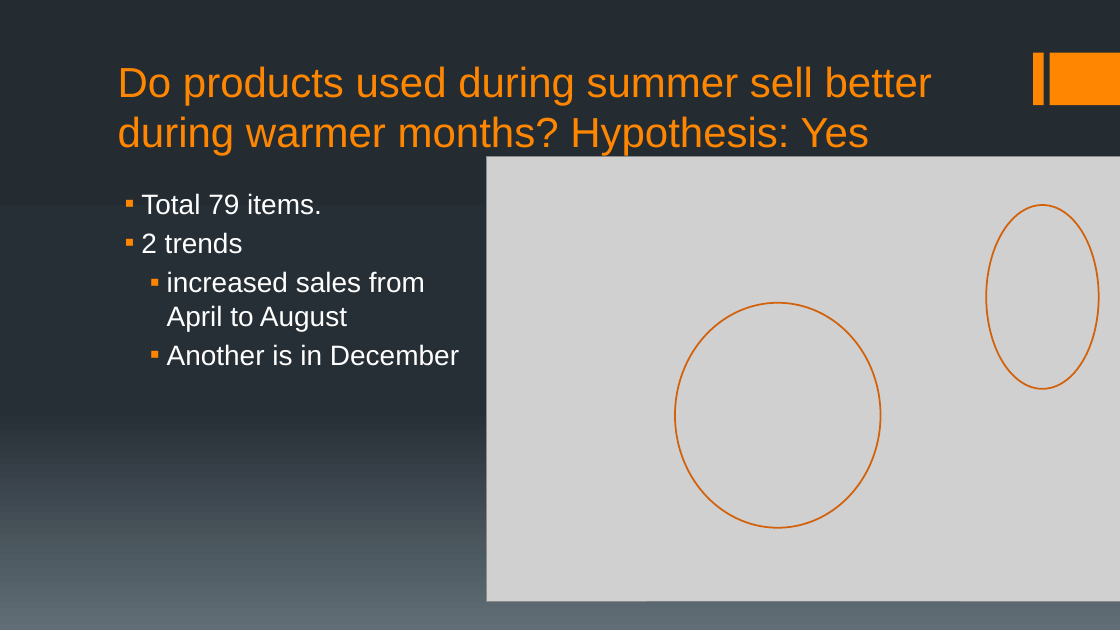
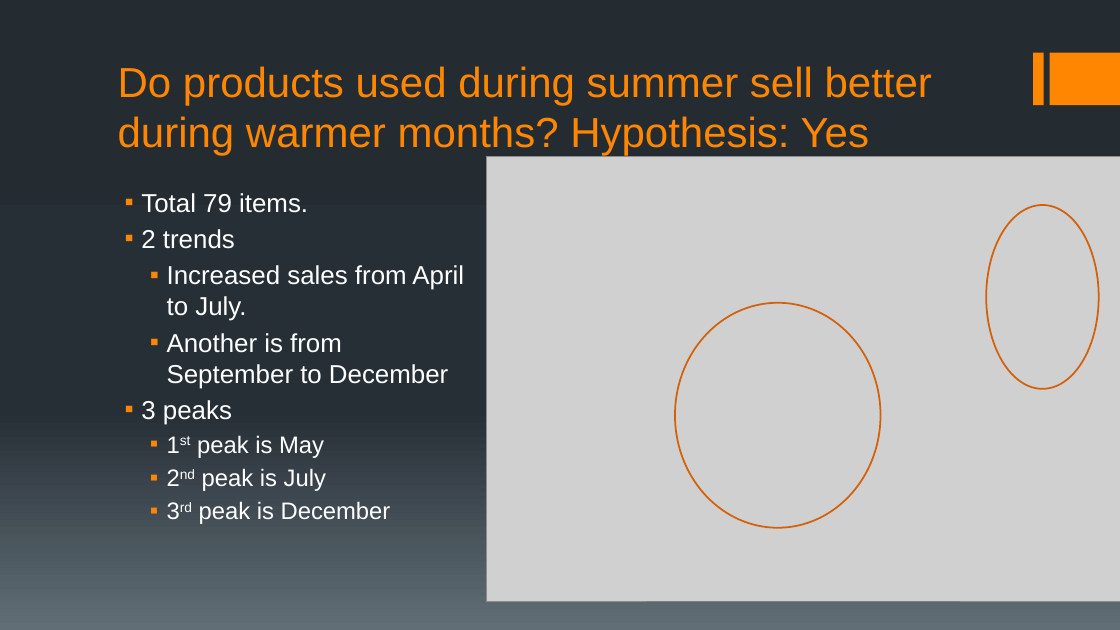
Before and after one commit to warnerm06/Amazon-Sales-Analysis, a slide deck: slide 11 of amazon-final.pptx. Drawn at 1120x630 pixels with LibreOffice and Linux fonts; fonts in the diff are those of the drawing; grey boxes stand for pictures. Boxes give left, top, right and bottom in pixels: in the first picture for what was removed or moved away, otherwise in the second. Text is boxed around its words. In the diff, an @@ line names an element or a change of style, - is before the commit and + after.

```diff
--- a/amazon-final.pptx
+++ b/amazon-final.pptx
@@ text at <box>141,193,308,249</box>: size 24 to 22.2 pt in "Total 79 items.", "2 trends" @@
@@ text at <box>141,265,464,524</box>: text changed; size 24 to 22.2 pt @@
-  ▪ increased sales from April to August
-  ▪ Another is in December
+  ▪ Increased sales from April to July.
+  ▪ Another is from September to December
+▪ 3 peaks
+  ▪ 1st peak is May
+  ▪ 2nd peak is July
+  ▪ 3rd peak is December
```
Also in this commit, not shown: 5 other slides changed.
